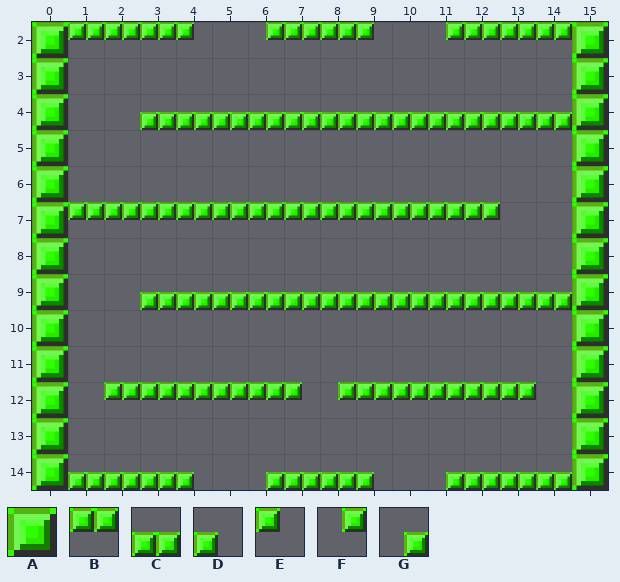
An edit to a level. Tiled map, Demo/assets/maps/03.tmx. Above, as it was before the edit.
Cells are 64x64 px. Shown: x 0..15, y 2..14.
Key: from "large": A 39, B 52, C 53, D 60, E 61, F 62, G 63.
_ is an empty cell.
Layer "Blocks" before, first column x 0:
 2 ABBBE_FBBE_FBBBA
 3 A______________A
 4 A__CCCCCCCCCCCCA
 5 A______________A
 6 A______________A
 7 ABBBBBBBBBBBB__A
 8 A______________A
 9 A__CCCCCCCCCCCCA
10 A______________A
11 A______________A
12 A_BBBBBEFBBBBB_A
13 A______________A
14 ACCCD_GCCD_GCCCA
Once edited:
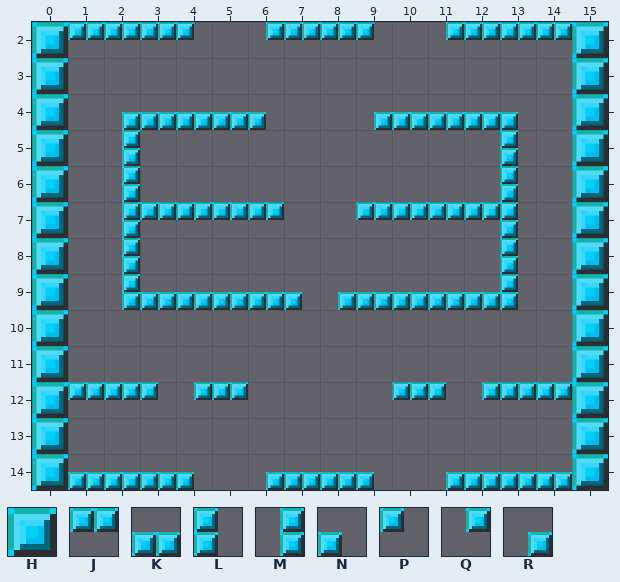
Further tiles: from "large": H 7, J 20, K 21, L 22, M 23, N 28, P 29, Q 30, R 31.
Diff:
Changed rows in their new state; . is an unchanged cell.
Layer "Blocks":
first column x 0:
 2 HJJJP.QJJP.QJJJH
 3 H..............H
 4 H.RKKKN__RKKKN_H
 5 H.M..........L.H
 6 H.M..........L.H
 7 H_MJJJJ__JJJJL.H
 8 H.M..........L.H
 9 H.MKKKKNRKKKKL_H
10 H..............H
11 H..............H
12 HJJPQJ____JPQJJH
13 H..............H
14 HKKKN.RKKN.RKKKH
